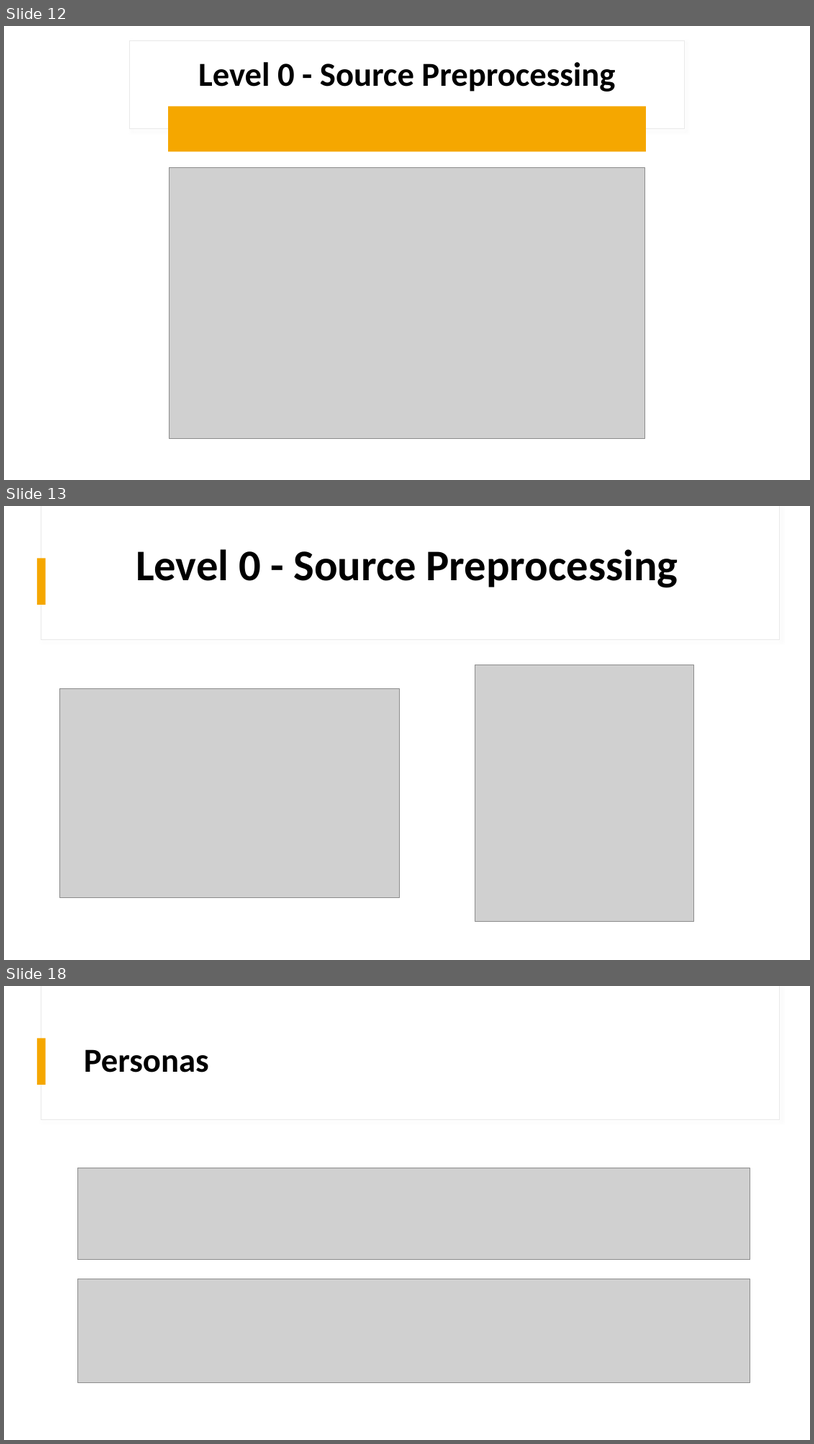
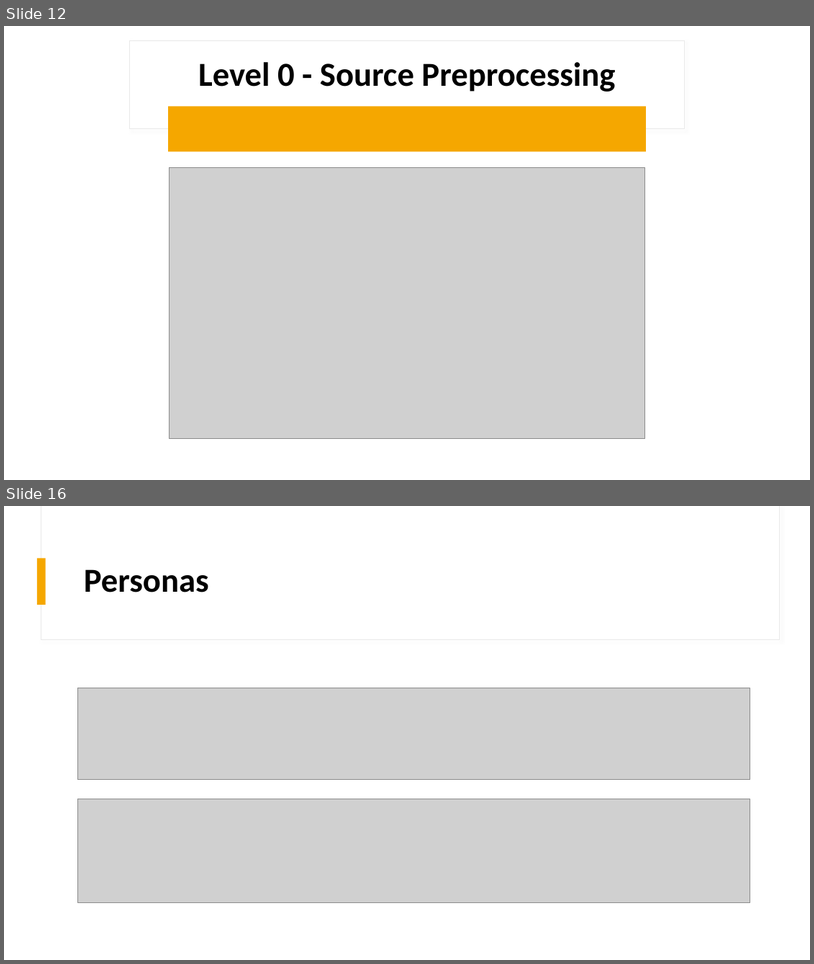
Before and after one commit to GustavoSchroeder/Assignment-Data-Prospection, a slide deck: Apresentação.pptx. Shown one above the other, each under a label of ours: slides 12, 13 and 18 before the commit, slides 12 and 16 after it; the slides between them are not shown. The pictures are 814x1444 and 814x964 pixels, drawn with LibreOffice and Linux fonts; fonts in the diff are those of the drawing; grey boxes stand for pictures. Boxes give left, top, right and bottom in pixels: in the first picture for what was removed or moved away, otherwise in the second. Text is boxed around its words. In the diff, an @@ line names an element or a change of style, - is before the commit and + after.

```diff
--- a/Apresentação.pptx
+++ b/Apresentação.pptx
@@ slide 13 removed at bbox=[4, 506, 810, 960], background #FFFFFF; not listed: 3 template elements that a slide beside it also shows @@
@@ title removed at bbox=[136, 549, 679, 588] @@
-Level 0 - Source Preprocessing
@@ picture removed at bbox=[476, 664, 695, 921] @@
@@ picture removed at bbox=[59, 689, 399, 898] @@
@@ what was slide 18 is now slide 16 @@
```
Also in this commit, not shown: 7 slides changed, 1 other slide removed, 3 other files.
